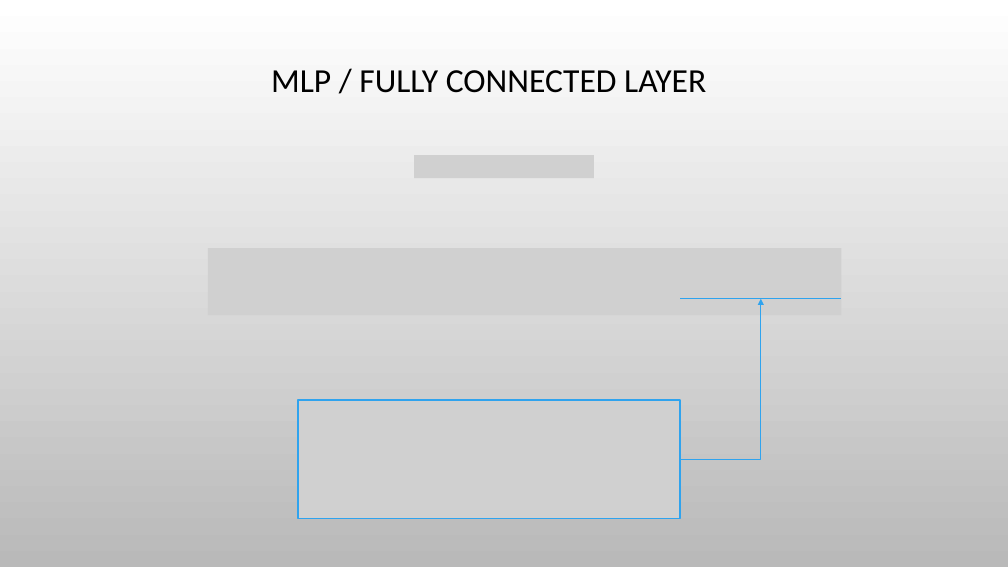
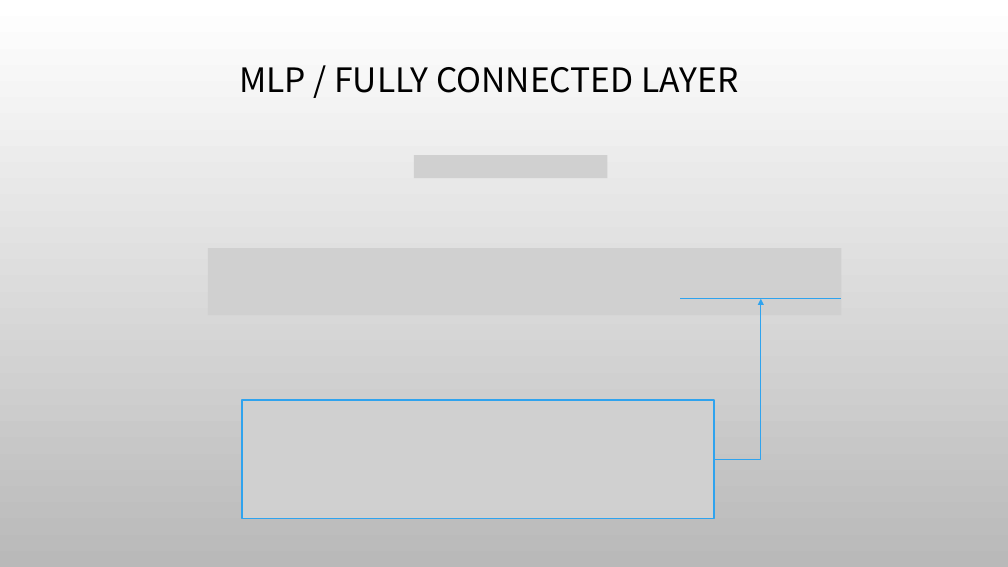
Before and after one commit to ha-taeyeong/University, a slide deck: slide 18 of tensor/발표자료.pptx. Drawn at 1008x567 pixels with LibreOffice and Linux fonts; fonts in the diff are those of the drawing; grey boxes stand for pictures; background and template pictures are left out. Boxes give left, top, right and bottom in pixels: in the first picture for what was removed or moved away, otherwise in the second. Text is boxed around its words. In the diff, an @@ line names an element or a change of style, - is before the commit and + after.

```diff
--- a/tensor/발표자료.pptx
+++ b/tensor/발표자료.pptx
@@ title "MLP / FULLY CONNECTED LAYER" at bbox=[239, 67, 738, 93]: font Calibri to Noto Sans CJK KR @@
@@ picture: place and size @@
-picture at bbox=[414, 155, 594, 178]
+picture at bbox=[414, 155, 608, 178]
@@ elbow arrow moved from (681, 460) - (761, 299) to (714, 460) - (761, 299) @@
@@ picture: place and size @@
-picture at bbox=[298, 400, 681, 519]
+picture at bbox=[242, 400, 714, 519]
```
Also in this commit, not shown: 21 other slides changed, 5 other files.
